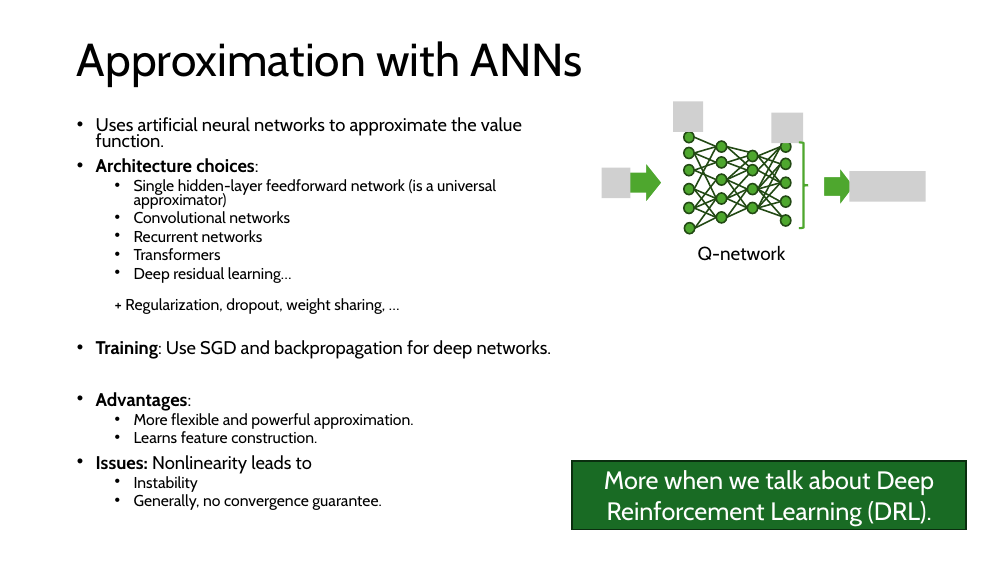
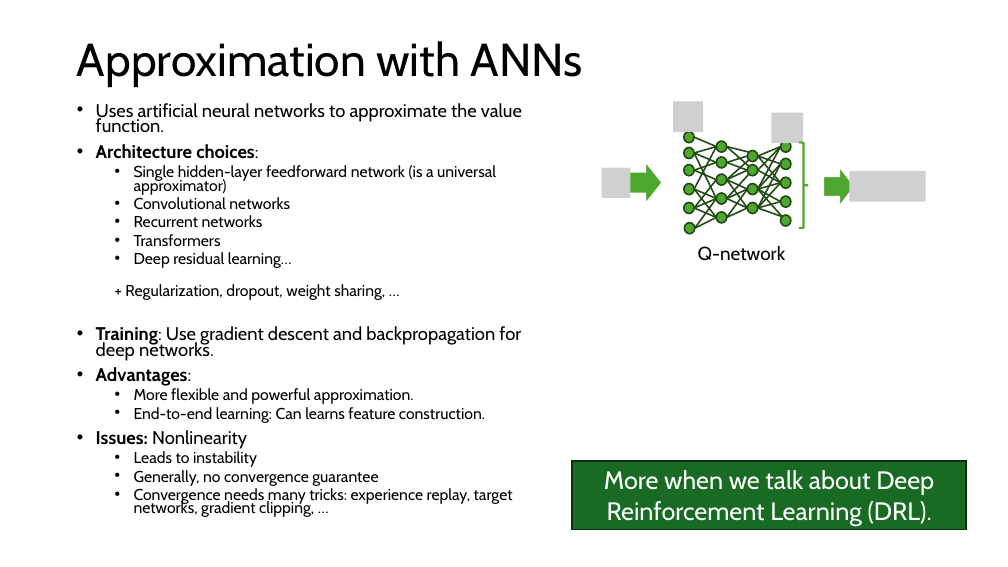
Before and after one commit to mhahsler/Introduction_to_Reinforcement_Learning, a slide deck: slide 34 of slides/Lecture_Chapter09.pptx. Drawn at 1008x567 pixels with LibreOffice and Linux fonts; fonts in the diff are those of the drawing; grey boxes stand for pictures. Boxes give left, top, right and bottom in pixels: in the first picture for what was removed or moved away, otherwise in the second. Text is boxed around its words. In the diff, an @@ line names an element or a change of style, - is before the commit and + after.

```diff
--- a/slides/Lecture_Chapter09.pptx
+++ b/slides/Lecture_Chapter09.pptx
@@ text "Uses artificial neural networks to ...": place and size @@
-text "Uses artificial neural networks to ..." at [96, 117, 552, 510]
+text "Uses artificial neural networks to ..." at [96, 103, 522, 517]
@@ text at [96, 326, 521, 360]: text changed @@
-• Training: Use SGD and backpropagation for deep networks.
+• Training: Use gradient descent and backpropagation for deep networks.
@@ text at [96, 407, 513, 517]: text changed @@
-  • Learns feature construction.
-• Issues: Nonlinearity leads to
-  • Instability
-  • Generally, no convergence guarantee.
+  • End-to-end learning: Can learns feature construction.
+• Issues: Nonlinearity
+  • Leads to instability
+  • Generally, no convergence guarantee
+  • Convergence needs many tricks: experience replay, target networks, gradient clipping, …
```
Also in this commit, not shown: 1 slide added.
